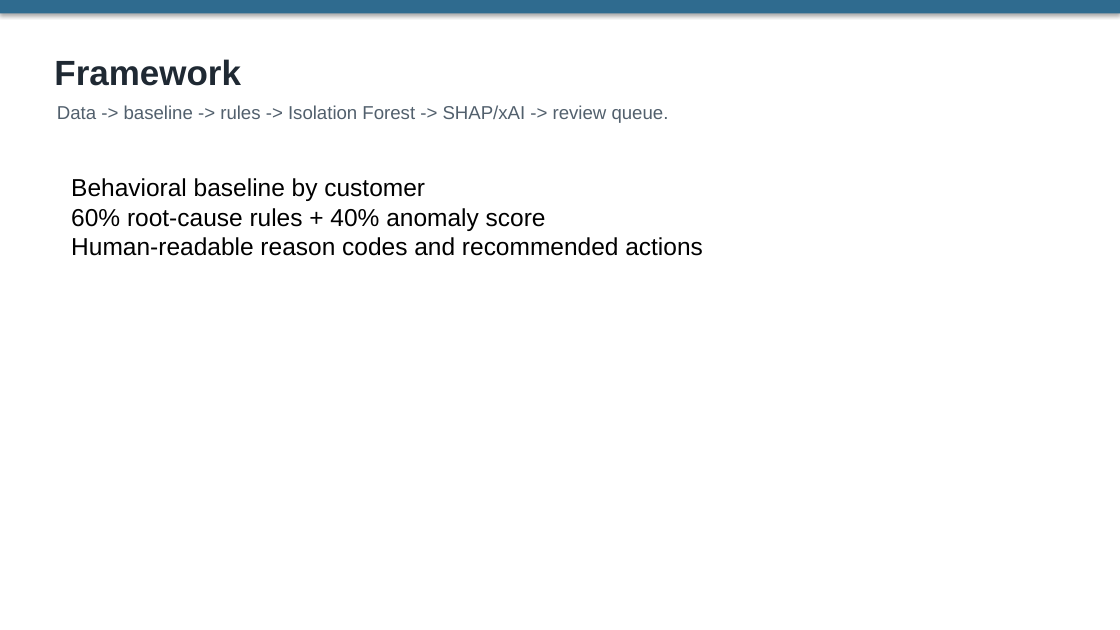
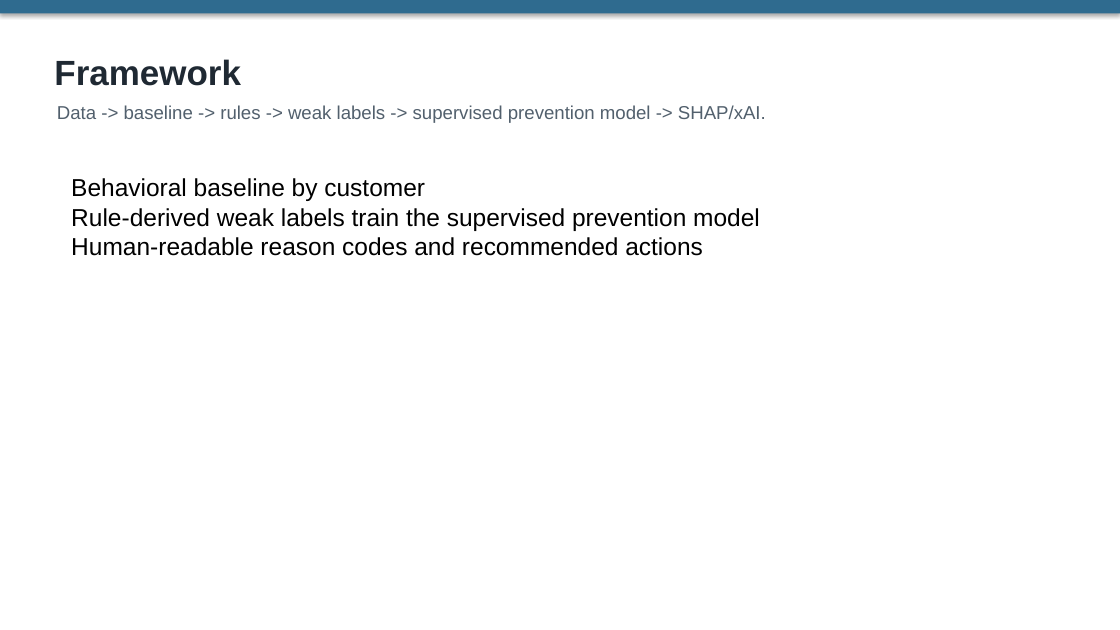
Before and after one commit to sonson0910/Fraud_Anomaly_Detection, a slide deck: slide 3 of report/final_slide_deck.pptx. Drawn at 1120x630 pixels with LibreOffice and Linux fonts; fonts in the diff are those of the drawing. Boxes give left, top, right and bottom in pixels: in the first picture for what was removed or moved away, otherwise in the second. Text is boxed around its words. In the diff, an @@ line names an element or a change of style, - is before the commit and + after.

Commit message:
Refactor fraud workflow to prevention model

```diff
--- a/report/final_slide_deck.pptx
+++ b/report/final_slide_deck.pptx
@@ text at bbox=[57, 105, 766, 123]: text changed @@
-Data -> baseline -> rules -> Isolation Forest -> SHAP/xAI -> review queue.
+Data -> baseline -> rules -> weak labels -> supervised prevention model -> SHAP/xAI.
@@ text at bbox=[71, 208, 760, 231]: text changed @@
-60% root-cause rules + 40% anomaly score
+Rule-derived weak labels train the supervised prevention model
```
Also in this commit, not shown: 1 other slide changed, 29 other files.
